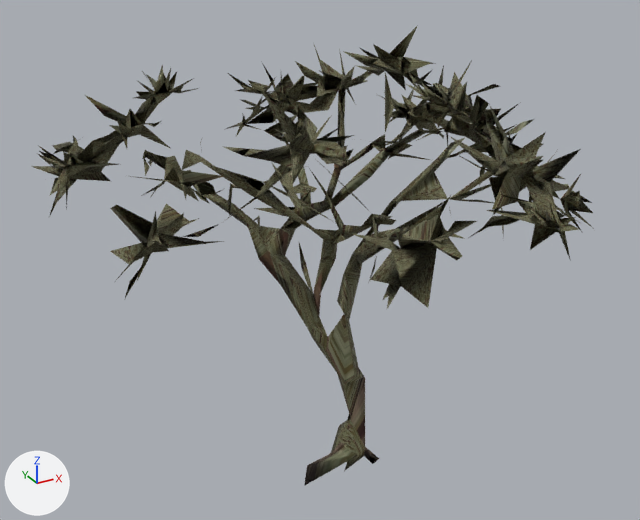
The glTF model projects/new-thumamah/assets/models/acacia.glb, before and after one commit.
Before and after are seen from a camera (50 mm lens) standing at (-0.657, -1.192, 0.629) and looking at (0.011, 0.021, 0.023). The lights are fixed; the arrows at lower left show +X, +Y and +Z. The older version comes first.

The older version as bpy lines, for what is in view:
```python
me_tripo_mesh_544d68d1_7013_4970_a60a_d3579d19f6b5 = bpy.data.meshes.new('tripo_mesh_544d68d1-7013-4970-a60a-d3579d19f6b5')
me_tripo_mesh_544d68d1_7013_4970_a60a_d3579d19f6b5.from_pydata(...)  # 1007 vertices, 1970 faces; spans x -0.419..0.422, y -0.461..0.498, z -0.393..0.385
me_tripo_mesh_544d68d1_7013_4970_a60a_d3579d19f6b5.materials.append(mat_tripo_material_544d68d1_7013_4970_a60a_d3579d19f6b5)
ob_tripo_node_544d68d1_7013_4970_a60a_d3579d19f6b5 = bpy.data.objects.new('tripo_node_544d68d1-7013-4970-a60a-d3579d19f6b5', me_tripo_mesh_544d68d1_7013_4970_a60a_d3579d19f6b5)
ob_tripo_node_544d68d1_7013_4970_a60a_d3579d19f6b5.location = (0.0, 0.0, 0.0)
```
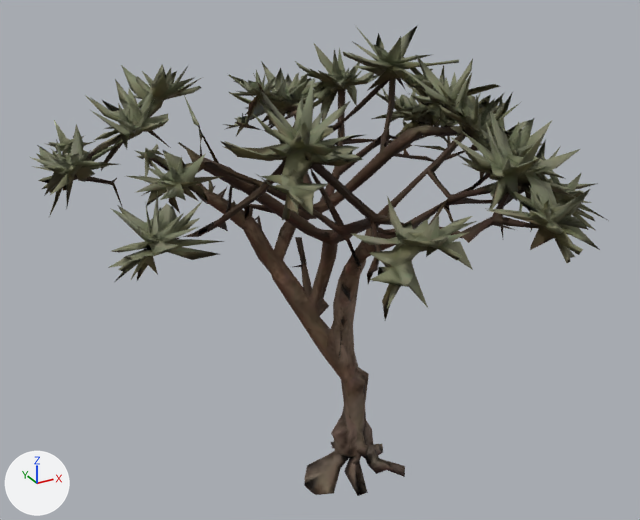
Pixel boxes (x1, y1, x2, y2) of what changed, in the pictures (640 x 520 px):
'tripo_node_544d68d1-7013-4970-a60a-d3579d19f6b5', reshaped
    before: (31, 25, 593, 486)
    after: (30, 24, 609, 496)
part 1 of me_tripo_mesh_544d68d1_7013_4970_a60a_d3579d19f6b5, built on
    before: (124, 254, 379, 464)
    after: (30, 25, 609, 496)
part 2 of me_tripo_mesh_544d68d1_7013_4970_a60a_d3579d19f6b5, surface changed
    before: (38, 44, 582, 349)
    after: (38, 77, 579, 349)

The change, as a list of edits to the scene's bpy script:
```text
Change me_tripo_mesh_544d68d1_7013_4970_a60a_d3579d19f6b5:
    used by ob_tripo_node_544d68d1_7013_4970_a60a_d3579d19f6b5; location = (0.0, 0.0, 0.0)
    remove me_tripo_mesh_544d68d1_7013_4970_a60a_d3579d19f6b5.from_pydata(...)  # 1007 vertices, 1970 faces; spans x -0.419..0.422, y -0.461..0.498, z -0.393..0.385
    add me_tripo_mesh_544d68d1_7013_4970_a60a_d3579d19f6b5.from_pydata(...)  # 3741 vertices, 7883 faces; spans x -0.428..0.431, y -0.476..0.5, z -0.402..0.392
    me_tripo_mesh_544d68d1_7013_4970_a60a_d3579d19f6b5 part 1: 2 vertices removed from x -0.401..0.092, y -0.238..-0.036, z -0.391..0.156; 2736 vertices added at x -0.428..0.431, y -0.476..0.5, z -0.402..0.392
    me_tripo_mesh_544d68d1_7013_4970_a60a_d3579d19f6b5 part 2: 128 kept faces spanning x -0.386..0.401, y -0.458..0.447, z -0.389..0.364 get new texture (UV) coordinates
```
